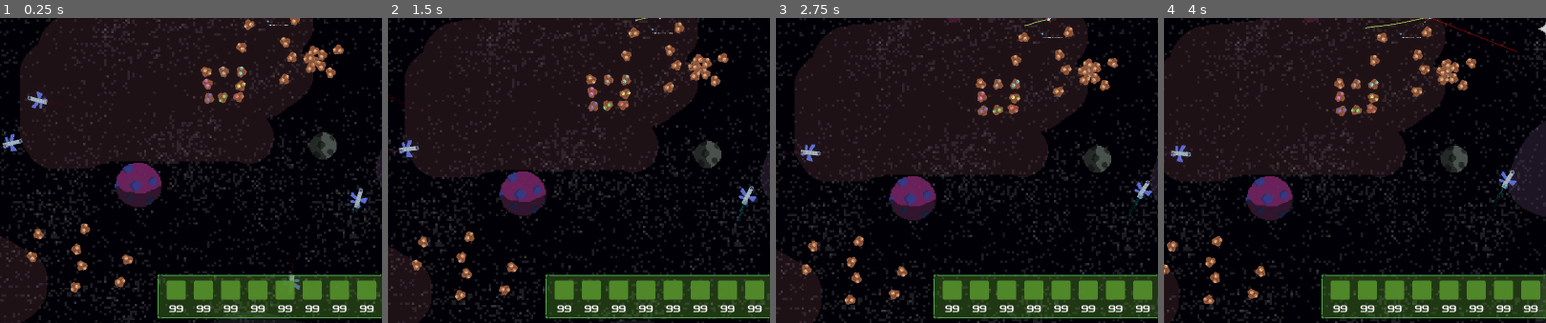
Above: before the commit, frames 1-4 (left to right).
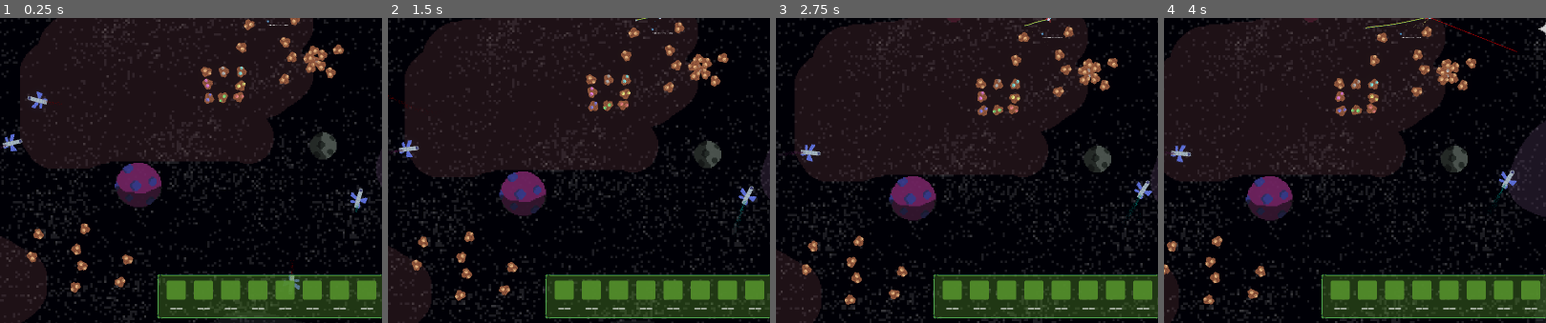
Above: after the commit, the same moments.

Repository: Bromeon/LudumDare54
Game: Godot game, scene res://Scenes/Main/Main.tscn
Two runs of this game, one before a commit and one after it. Both use one fixed random seed, a clock stepped at 60 frames per second and the inputs below. The engine's default icon, where the game draws it, is replaced by a stand-in: a white triangle on a blue panel in a dark square.
Inputs (mouse positions are % of the whole screen's width and height, from its top left):
- Up to frame 1 (0.25 s): no input
- Up to frame 2 (1.5 s): move the mouse to (72, 45) at 0.52 s; hold D (Right) 0.53-1.28 s; hold Right mouse button (ShootLaser) 0.53-1.28 s; move the mouse to (30, 55) at 1.27 s; hold Ctrl (Brake) from 1.28 s (still down); tap Space (ShootTether) at 1.35 s
- Up to frame 3 (2.75 s): move the mouse to (60, 28) at 2.02 s; release Ctrl (Brake) at 2.03 s; hold D (Right) from 2.03 s (still down); hold Right mouse button (ShootLaser) from 2.03 s (still down)
- Up to frame 4 (4 s): move the mouse to (45, 70) at 2.77 s; release D (Right) at 2.78 s; release Right mouse button (ShootLaser) at 2.78 s; hold W (Up) 2.78-3.53 s; tap Space (ShootTether) at 2.85 s; move the mouse to (80, 65) at 3.52 s; hold A (Left) from 3.53 s (still down); hold Right mouse button (ShootLaser) from 3.53 s (still down)
The pictures show only the part of the screen within x 14-64%, y 50-100%; the shares and areas given below are measured in that part.

The runs differ from the first frame. In frame 1, 0.5% of the frame differs, in the area x 44-98%, y 94-97%; in frame 2, 0.5%; in frame 3, 0.5%; in frame 4, 0.5%.

Commit message:
Inventory system

Diff:
--- /dev/null
+++ b/Autoloads/GameData.gd
@@ -0,0 +1,9 @@
+extends Node
+
+signal mineral_collected(mineral_type: String, amount: int)
+
+func register_mineral_observer(observer: Callable):
+	self.connect("mineral_collected", observer)
+
+func notify_mineral_collected(mineral_type: String, amount: int):
+	self.emit_signal("mineral_collected", mineral_type, amount)
--- /dev/null
+++ b/Autoloads/GameData.tscn
@@ -0,0 +1,6 @@
+[gd_scene load_steps=2 format=3 uid="uid://oq8xd8foifc1"]
+
+[ext_resource type="Script" path="res://Autoloads/GameData.gd" id="1_t3s6j"]
+
+[node name="GameData" type="Node"]
+script = ExtResource("1_t3s6j")
--- a/Scenes/GameUI/GameUI.tscn
+++ b/Scenes/GameUI/GameUI.tscn
@@ -10,6 +10,7 @@
 [ext_resource type="Script" path="res://Scenes/GameUI/HBoxContainer5.gd" id="7_bf7qd"]
 [ext_resource type="Texture2D" uid="uid://ri64wkcjxcnn" path="res://Assets/Sprites/Mineral_drop.png" id="7_xpiwf"]
 [ext_resource type="FontFile" uid="uid://c4pj7uyt6yom4" path="res://Assets/Fonts/PlavskyBold-0B8G.ttf" id="8_h55pp"]
+[ext_resource type="Script" path="res://Scenes/GameUI/ToolBar.gd" id="10_5ql54"]
 
 [node name="GameUI" type="Control"]
 layout_mode = 3
@@ -252,6 +253,7 @@
 patch_margin_top = 12
 patch_margin_right = 12
 patch_margin_bottom = 12
+script = ExtResource("10_5ql54")
 
 [node name="MarginContainer" type="MarginContainer" parent="ToolBar"]
 layout_mode = 1
@@ -279,6 +281,15 @@
 texture = ExtResource("2_vn2xi")
 stretch_mode = 2
 
+[node name="Icon" type="TextureRect" parent="ToolBar/MarginContainer/VBoxContainer/VBoxContainer/TextureRect"]
+layout_mode = 1
+anchors_preset = 15
+anchor_right = 1.0
+anchor_bottom = 1.0
+grow_horizontal = 2
+grow_vertical = 2
+texture = ExtResource("7_xpiwf")
+
 [node name="HBoxContainer" type="HBoxContainer" parent="ToolBar/MarginContainer/VBoxContainer/VBoxContainer"]
 layout_mode = 2
 size_flags_horizontal = 4
@@ -304,6 +315,15 @@
 texture = ExtResource("2_vn2xi")
 stretch_mode = 2
 
+[node name="Icon" type="TextureRect" parent="ToolBar/MarginContainer/VBoxContainer/VBoxContainer2/TextureRect"]
+layout_mode = 1
+anchors_preset = 15
+anchor_right = 1.0
+anchor_bottom = 1.0
+grow_horizontal = 2
+grow_vertical = 2
+texture = ExtResource("7_xpiwf")
+
 [node name="HBoxContainer" type="HBoxContainer" parent="ToolBar/MarginContainer/VBoxContainer/VBoxContainer2"]
 layout_mode = 2
 size_flags_horizontal = 4
@@ -329,6 +349,15 @@
 texture = ExtResource("2_vn2xi")
 stretch_mode = 2
 
+[node name="Icon" type="TextureRect" parent="ToolBar/MarginContainer/VBoxContainer/VBoxContainer3/TextureRect"]
+layout_mode = 1
+anchors_preset = 15
+anchor_right = 1.0
+anchor_bottom = 1.0
+grow_horizontal = 2
+grow_vertical = 2
+texture = ExtResource("7_xpiwf")
+
 [node name="HBoxContainer" type="HBoxContainer" parent="ToolBar/MarginContainer/VBoxContainer/VBoxContainer3"]
 layout_mode = 2
 size_flags_horizontal = 4
@@ -354,6 +383,15 @@
 texture = ExtResource("2_vn2xi")
 stretch_mode = 2
 
+[node name="Icon" type="TextureRect" parent="ToolBar/MarginContainer/VBoxContainer/VBoxContainer4/TextureRect"]
+layout_mode = 1
+anchors_preset = 15
+anchor_right = 1.0
+anchor_bottom = 1.0
+grow_horizontal = 2
+grow_vertical = 2
+texture = ExtResource("7_xpiwf")
+
 [node name="HBoxContainer" type="HBoxContainer" parent="ToolBar/MarginContainer/VBoxContainer/VBoxContainer4"]
 layout_mode = 2
 size_flags_horizontal = 4
@@ -379,6 +417,15 @@
 texture = ExtResource("2_vn2xi")
 stretch_mode = 2
 
+[node name="Icon" type="TextureRect" parent="ToolBar/MarginContainer/VBoxContainer/VBoxContainer5/TextureRect"]
+layout_mode = 1
+anchors_preset = 15
+anchor_right = 1.0
+anchor_bottom = 1.0
+grow_horizontal = 2
+grow_vertical = 2
+texture = ExtResource("7_xpiwf")
+
 [node name="HBoxContainer" type="HBoxContainer" parent="ToolBar/MarginContainer/VBoxContainer/VBoxContainer5"]
 layout_mode = 2
 size_flags_horizontal = 4
@@ -404,6 +451,15 @@
 texture = ExtResource("2_vn2xi")
 stretch_mode = 2
 
+[node name="Icon" type="TextureRect" parent="ToolBar/MarginContainer/VBoxContainer/VBoxContainer6/TextureRect"]
+layout_mode = 1
+anchors_preset = 15
+anchor_right = 1.0
+anchor_bottom = 1.0
+grow_horizontal = 2
+grow_vertical = 2
+texture = ExtResource("7_xpiwf")
+
 [node name="HBoxContainer" type="HBoxContainer" parent="ToolBar/MarginContainer/VBoxContainer/VBoxContainer6"]
 layout_mode = 2
 size_flags_horizontal = 4
@@ -429,6 +485,15 @@
 texture = ExtResource("2_vn2xi")
 stretch_mode = 2
 
+[node name="Icon" type="TextureRect" parent="ToolBar/MarginContainer/VBoxContainer/VBoxContainer7/TextureRect"]
+layout_mode = 1
+anchors_preset = 15
+anchor_right = 1.0
+anchor_bottom = 1.0
+grow_horizontal = 2
+grow_vertical = 2
+texture = ExtResource("7_xpiwf")
+
 [node name="HBoxContainer" type="HBoxContainer" parent="ToolBar/MarginContainer/VBoxContainer/VBoxContainer7"]
 layout_mode = 2
 size_flags_horizontal = 4
@@ -454,6 +519,15 @@
 texture = ExtResource("2_vn2xi")
 stretch_mode = 2
 
+[node name="Icon" type="TextureRect" parent="ToolBar/MarginContainer/VBoxContainer/VBoxContainer8/TextureRect"]
+layout_mode = 1
+anchors_preset = 15
+anchor_right = 1.0
+anchor_bottom = 1.0
+grow_horizontal = 2
+grow_vertical = 2
+texture = ExtResource("7_xpiwf")
+
 [node name="HBoxContainer" type="HBoxContainer" parent="ToolBar/MarginContainer/VBoxContainer/VBoxContainer8"]
 layout_mode = 2
 size_flags_horizontal = 4
--- /dev/null
+++ b/Scenes/GameUI/ToolBar.gd
@@ -0,0 +1,46 @@
+extends NinePatchRect
+
+@onready var slot_list = $MarginContainer/VBoxContainer
+
+var inventory = []
+
+# Called when the node enters the scene tree for the first time.
+func _ready():
+	# The system will notify us each time a mineral is added by calling `add_item`
+	GameData.register_mineral_observer(add_item)
+
+	# Inventory starts empty
+	for i in range(8):
+		set_ui_slot_info(i, null, 0)
+
+
+func set_ui_slot_info(i, mineral, amount):
+	var slot = slot_list.get_child(i)
+
+	if mineral != null:
+		slot.get_node("TextureRect/Icon").visible = true
+		slot.get_node("TextureRect/Icon").modulate = GameConstants.MINERAL_TYPE_COLORS[mineral]
+		var text_str = ""
+		if amount < 10:
+			text_str = "0" + str(amount)
+		else:
+			text_str = str(amount)
+		slot.get_node("HBoxContainer/Label").text = text_str
+	else:
+		slot.get_node("TextureRect/Icon").visible = false
+		slot.get_node("HBoxContainer/Label").text = "--"
+
+func add_item(mineral: String, amount: int):
+	var i = 0
+	for item in inventory:
+		if item.mineral == mineral:
+			item.amount += amount
+			set_ui_slot_info(i, item.mineral, item.amount)
+			return
+		i += 1
+
+	if i < 8:
+		inventory.append({ mineral = mineral, amount = amount })
+		set_ui_slot_info(i, mineral, amount)
+	else:
+		assert(false, "Should never happen, there's only 8 minerals")
--- a/Scenes/Main/NinePatchRect.gd
+++ /dev/null
@@ -1,15 +0,0 @@
-extends NinePatchRect
-
-
-# Called when the node enters the scene tree for the first time.
-func _ready():
-	ninepatch.min_size = Vector2(40, 40)
-	ninepatch.expand_margin_left = 10
-	ninepatch.expand_margin_right = 10
-	ninepatch.expand_margin_top = 10
-	ninepatch.expand_margin_bottom = 10
-
-
-# Called every frame. 'delta' is the elapsed time since the previous frame.
-func _process(delta):
-	pass
--- a/Scenes/MiningSpot/MinedResource.gd
+++ b/Scenes/MiningSpot/MinedResource.gd
@@ -31,4 +31,5 @@
 
 		if elapsed_since_collected > 1.0:
 			print("Collected a piece of ", mineral_type)
+			GameData.notify_mineral_collected(mineral_type, 1)
 			queue_free()
--- a/project.godot
+++ b/project.godot
@@ -18,6 +18,7 @@
 [autoload]
 
 GameConstants="*res://Autoloads/GameConstants.tscn"
+GameData="*res://Autoloads/GameData.tscn"
 
 [display]
 
Not shown: 1 places in Scenes/GameUI/GameUI.tscn that only renumber resources
